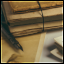
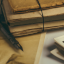
Layers edited between the first and the second 64 x 64 image:
removed layer "overlay" (was overlay, 50%) over [1,1,63,63]
removed layer "border" over [0,0,64,64]
